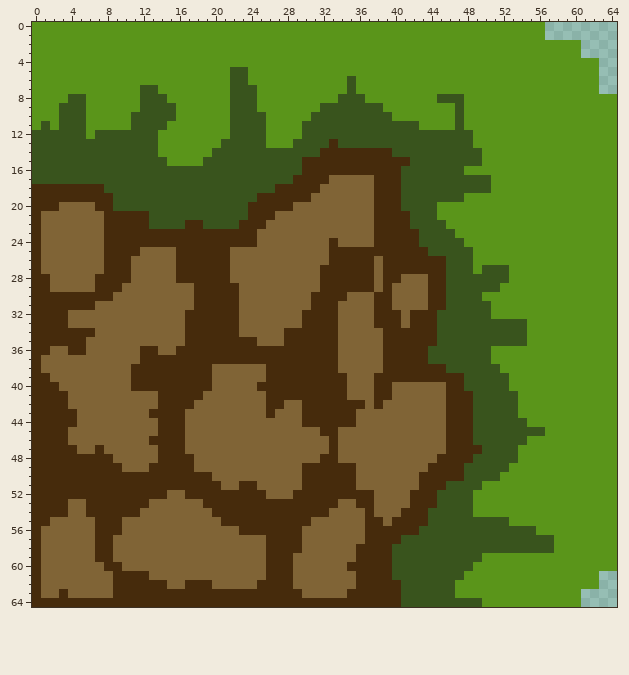
Two states of a sprite sheet, sandbox/Assets/Sprites/Tiles/ArisTiles/TileSprites/Ground8.png. Above: the version before the commit.
The file is 65x65 pixels.
After:
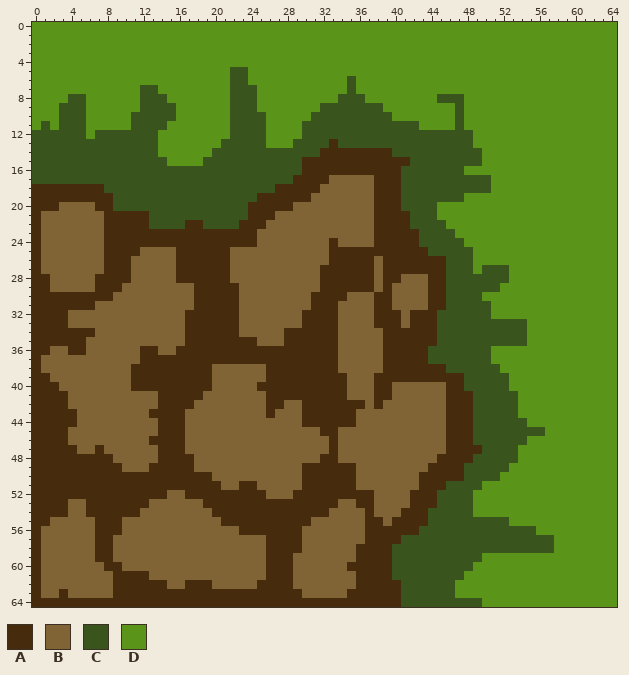
Palette (. is transparent): A #462b0c  B #806436  C #39541d  D #5a951a
Change:
@@ x 55..64 @@
- 0 DD........
- 1 DD........
- 2 DDDDDD....
- 3 DDDDDD....
- 4 DDDDDDDD..
- 5 DDDDDDDD..
- 6 DDDDDDDD..
- 7 DDDDDDDD..
+ 0 DDDDDDDDDD
+ 1 DDDDDDDDDD
+ 2 DDDDDDDDDD
+ 3 DDDDDDDDDD
+ 4 DDDDDDDDDD
+ 5 DDDDDDDDDD
+ 6 DDDDDDDDDD
+ 7 DDDDDDDDDD
  8 DDDDDDDDDD
@@ x 59..64 @@
 60 DDDDDD
-61 DDDD..
-62 DDDD..
-63 DD....
-64 DD....
+61 DDDDDD
+62 DDDDDD
+63 DDDDDD
+64 DDDDDD
